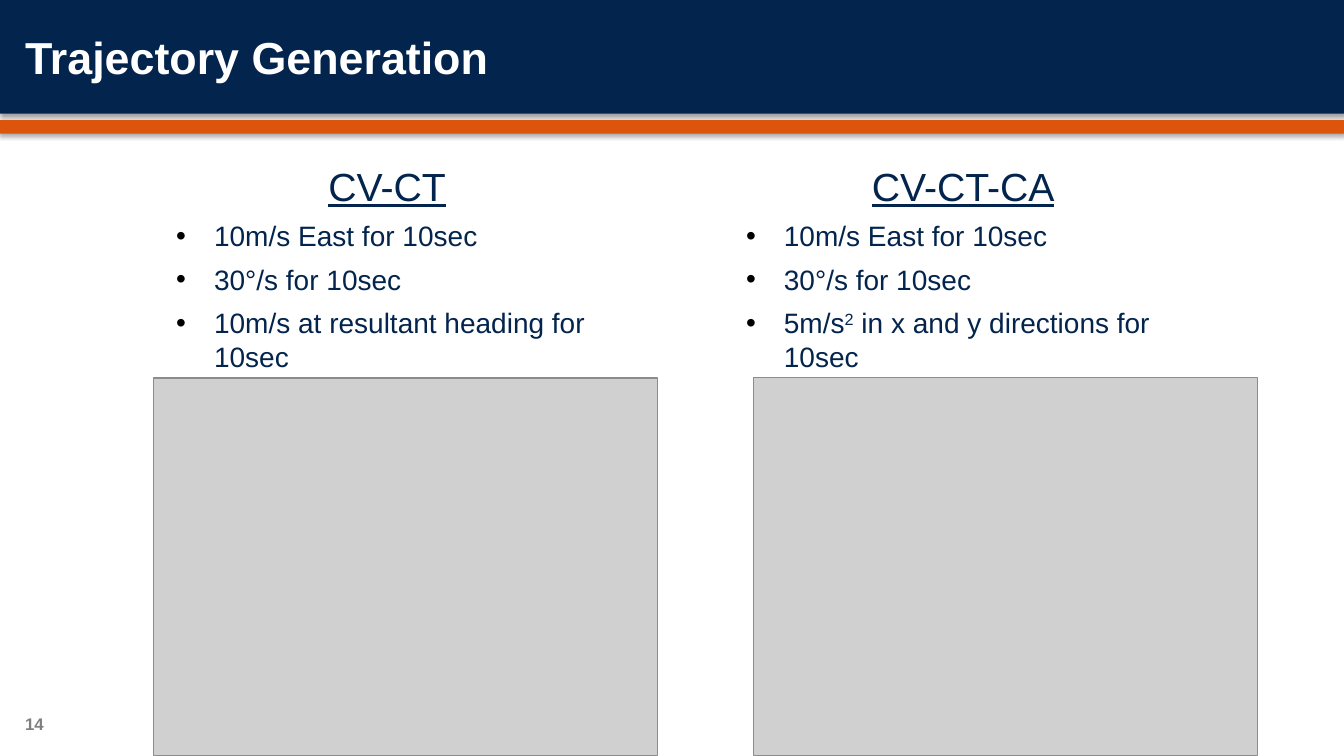
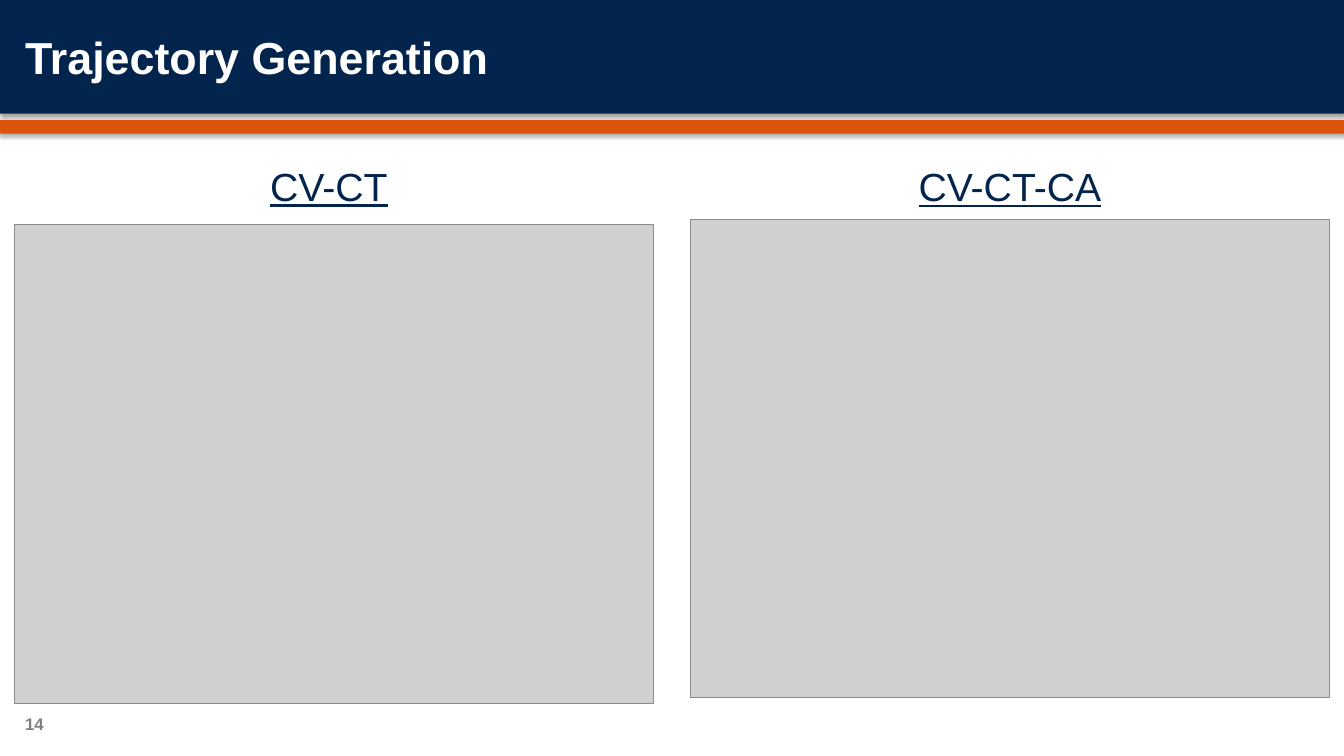
Before and after one commit to orenmillerrr/Optimal-Final-Project, a slide deck: slide 14 of report/OptimalFinalPresentation.pptx. Drawn at 1344x756 pixels with LibreOffice and Linux fonts; fonts in the diff are those of the drawing; grey boxes stand for pictures; background and template pictures are left out. Boxes give left, top, right and bottom in pixels: in the first picture for what was removed or moved away, otherwise in the second. Text is boxed around its words. In the diff, an @@ line names an element or a change of style, - is before the commit and + after.

```diff
--- a/report/OptimalFinalPresentation.pptx
+++ b/report/OptimalFinalPresentation.pptx
@@ text "CV-CT": place and size @@
-text "CV-CT" at <box>214,173,585,368</box>
+text "CV-CT" at <box>270,173,387,207</box>
@@ text "CV-CT-CA": place and size @@
-text "CV-CT-CA" at <box>784,173,1150,368</box>
+text "CV-CT-CA" at <box>919,173,1102,207</box>
@@ picture: place and size @@
-picture at <box>153,378,657,756</box>
+picture at <box>15,225,653,704</box>
@@ text at <box>214,225,585,368</box>: paragraphs removed @@
-• 10m/s East for 10sec
-• 30°/s for 10sec
-• 10m/s at resultant heading for 10sec
@@ picture: place and size @@
-picture at <box>753,377,1257,755</box>
+picture at <box>691,219,1329,698</box>
@@ text at <box>784,225,1150,368</box>: paragraphs removed @@
-• 10m/s East for 10sec
-• 30°/s for 10sec
-• 5m/s2 in x and y directions for 10sec
```
Also in this commit, not shown: 10 other slides changed, 8 slides added, 2 slides removed, 38 other files.
